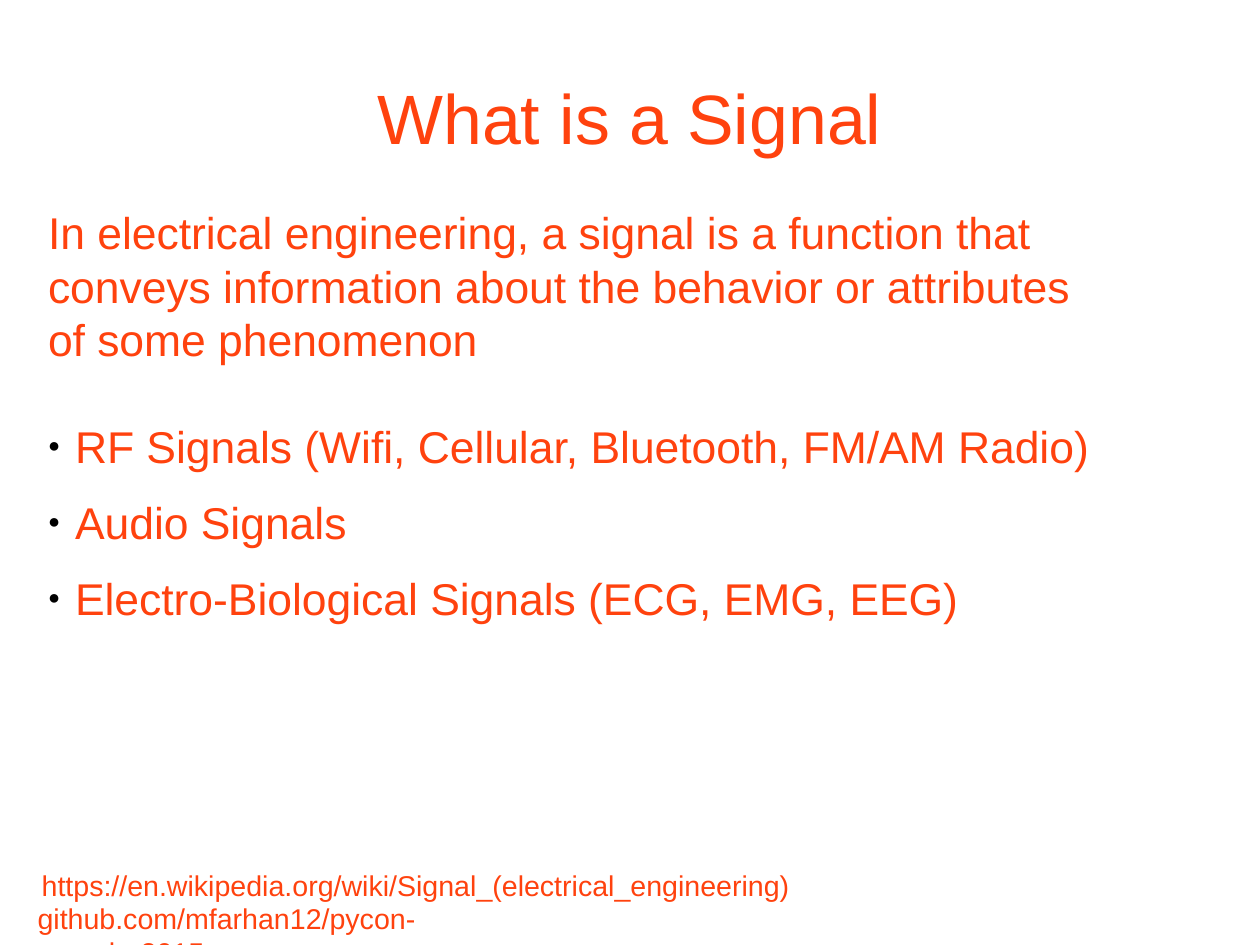
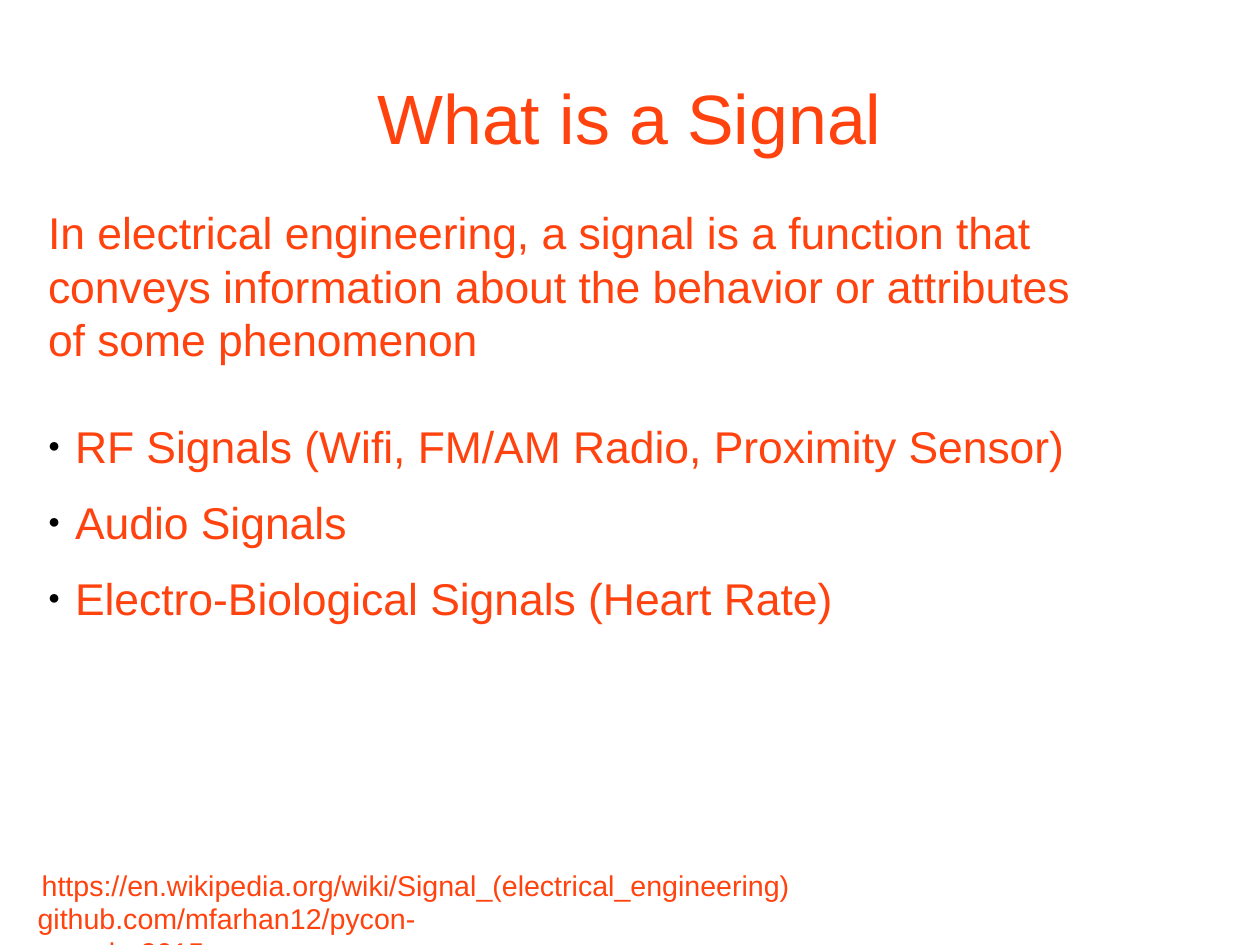
Before and after one commit to mfarhan12/pycon-canada-2015, a slide deck: slide 5 of Pycon2105.odp. Drawn at 1260x945 pixels with LibreOffice and Linux fonts; fonts in the diff are those of the drawing; background and template pictures are left out. Boxes give left, top, right and bottom in pixels: in the first picture for what was removed or moved away, otherwise in the second. Text is boxed around its words. In the diff, an @@ line names an element or a change of style, - is before the commit and + after.

```diff
--- a/Pycon2105.odp
+++ b/Pycon2105.odp
@@ text at box(75, 430, 1064, 472): text changed @@
-● RF Signals (Wifi, Cellular, Bluetooth, FM/AM Radio)
+● RF Signals (Wifi, FM/AM Radio, Proximity Sensor)
@@ text at box(75, 582, 833, 624): text changed @@
-● Electro-Biological Signals (ECG, EMG, EEG)
+● Electro-Biological Signals (Heart Rate)
```
Also in this commit, not shown: 2 other slides changed.
